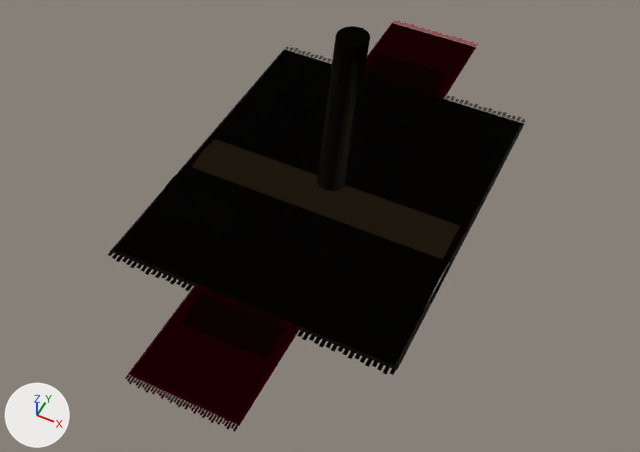
The glTF model public/assets/conservatory-textiles.glb: old version first, new version second.
The view is the same before and after, from a camera (50 mm lens) standing at (3.52, -7.36, 8.28) and looking at (0.32, -0.97, 0.3). The lights are fixed; the arrows at lower left show +X, +Y and +Z. The first picture is the older version.

The first picture shows 'atrium_waiting_rug', 'textile_chapel_runner', 'textile_corridor_runner', 'textile_drugget_stage', 'textile_rolled'.
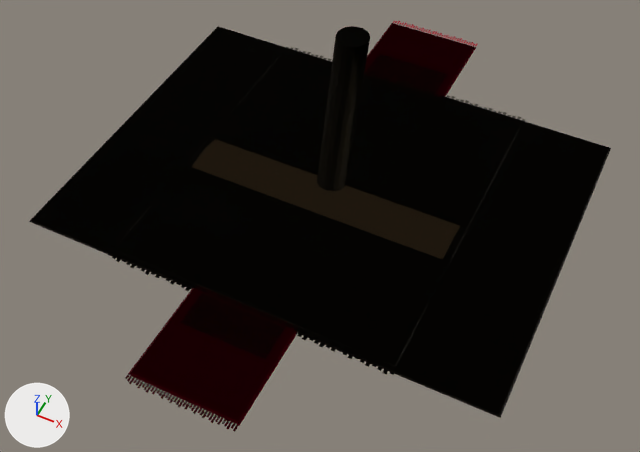
Location of each change, (x1, y1, x2, y2) in pixels of the pictures (640 x 452 px):
'textile_studio_carpet', added: after (29, 27, 611, 418)

Diff of the bpy script that builds the scene:
```diff
--- a/public/assets/conservatory-textiles.glb.py
+++ b/public/assets/conservatory-textiles.glb.py
@@ me_textile_studio_carpet @@
+me_textile_studio_carpet.from_pydata(...)  # 8 vertices, 10 faces; spans x -3.1..3.1, y -2.3..2.3, z 0.0..0.02
+me_textile_studio_carpet.materials.append(mat_worn_carpet__dirty_carpet__cc0_1_0)
@@ ob_textile_studio_carpet @@
+ob_textile_studio_carpet = bpy.data.objects.new('textile_studio_carpet', me_textile_studio_carpet)
+ob_textile_studio_carpet.location = (0.0, 0.0, 0.0)
```
